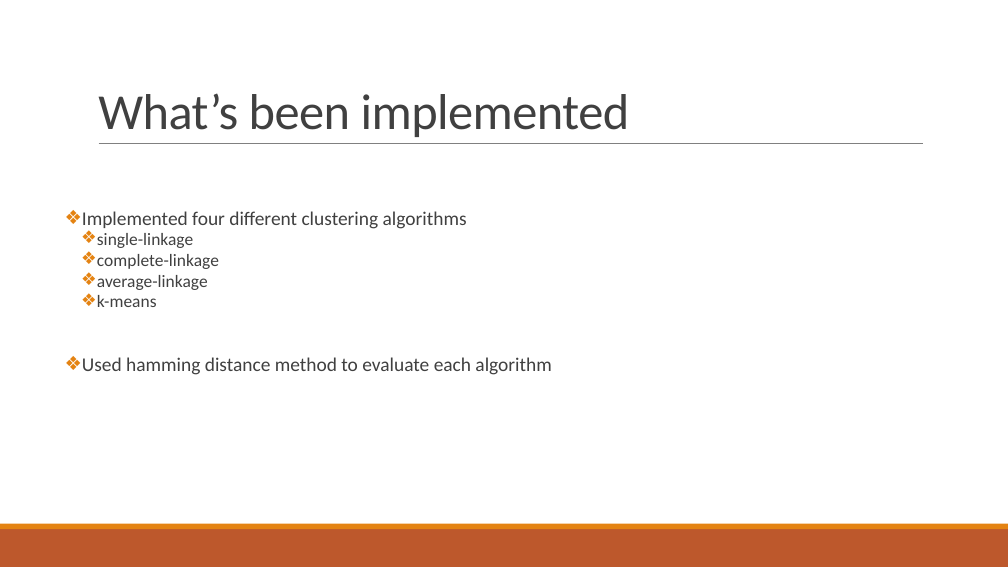
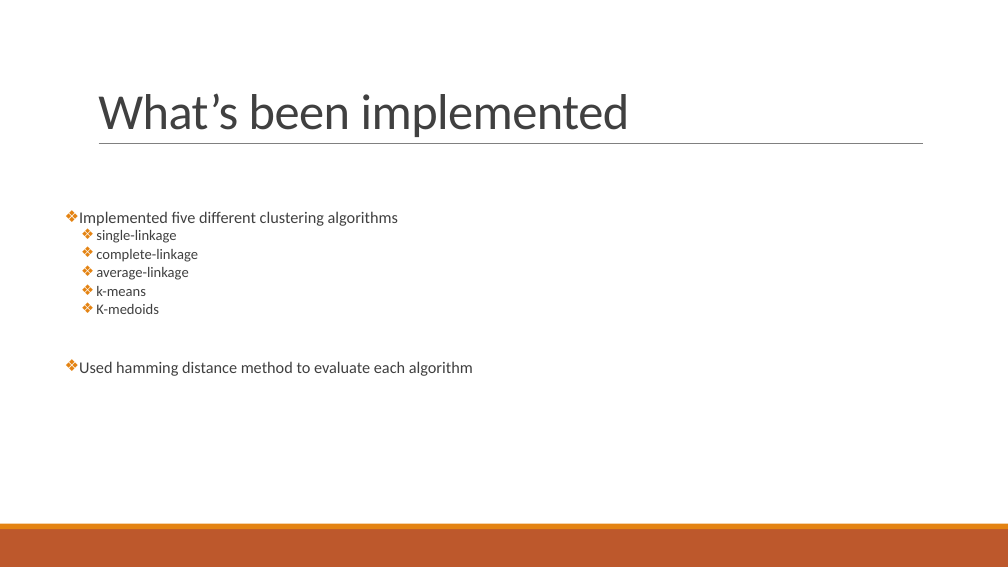
Before and after one commit to lisawangjuan/clusteringAlgorithms, a slide deck: slide 2 of ClusteringPresentation.pptx. Drawn at 1008x567 pixels with LibreOffice and Linux fonts; fonts in the diff are those of the drawing. Boxes give left, top, right and bottom in pixels: in the first picture for what was removed or moved away, otherwise in the second. Text is boxed around its words. In the diff, an @@ line names an element or a change of style, - is before the commit and + after.

Commit message:
implemented k-medoids algorithm recalculate hamming distance of k-means and k-medoids

```diff
--- a/ClusteringPresentation.pptx
+++ b/ClusteringPresentation.pptx
@@ text at (x1=79, y1=211, x2=398, y2=226): text changed; size 18.5 to 15.5 pt @@
-❖ Implemented four different clustering algorithms
+❖ Implemented five different clustering algorithms
@@ text at (x1=79, y1=230, x2=473, y2=376): size 16.6 to 13.9 pt in "single-linkage", "complete-linkage", "average-linkage", "k-means"; size 18.5 to 15.5 pt in "Used hamming distance method to evaluate each ..." @@
@@ text at (x1=96, y1=304, x2=159, y2=314): paragraph added @@
+  ❖ K-medoids
```
Also in this commit, not shown: 1 other slide changed, 2 slides removed, 11 other files.
